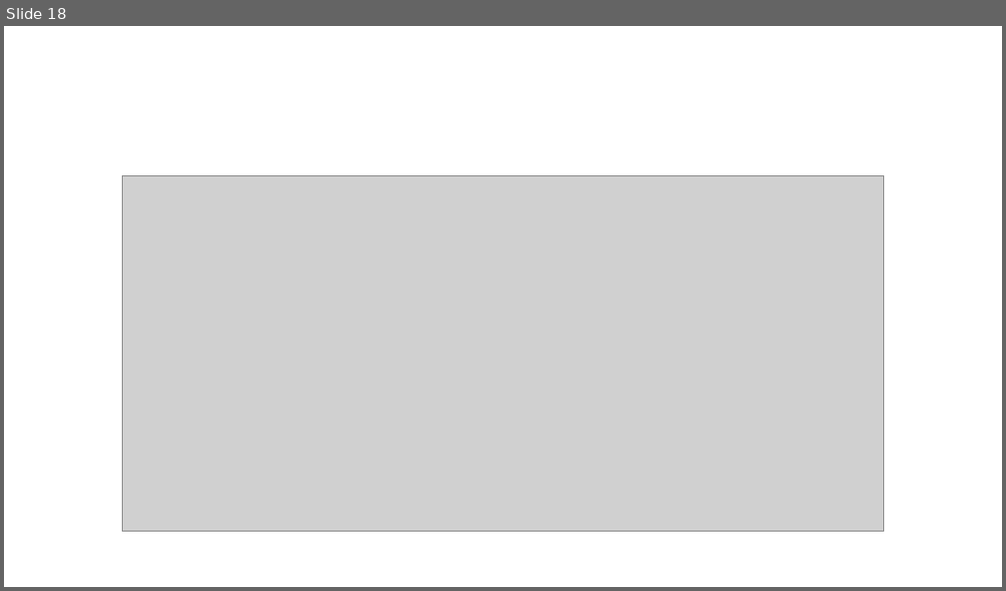
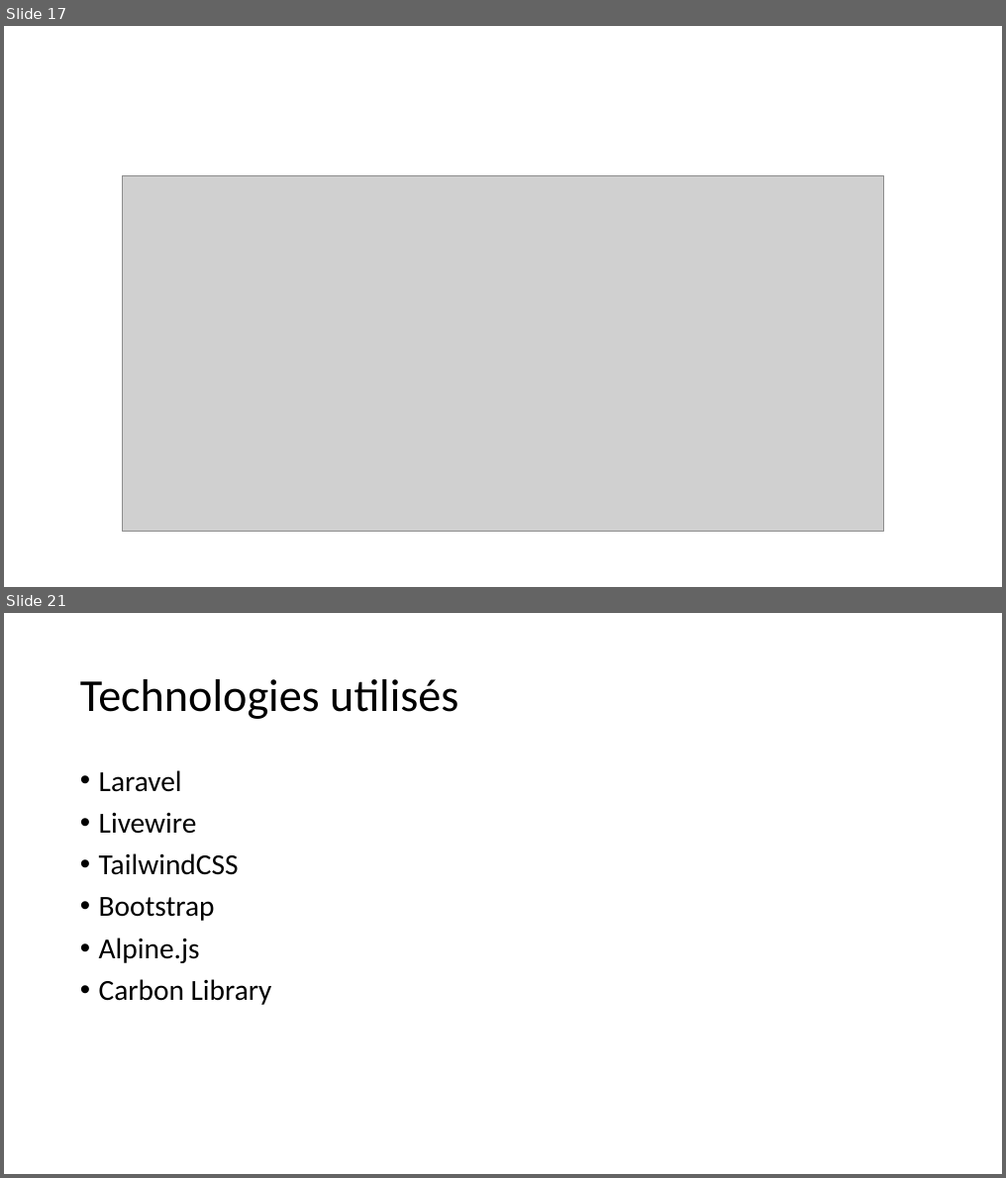
Before and after one commit to saidworks/fil_rouge, a slide deck: Presentation.pptx. Shown one above the other, each under a label of ours: slide 18 before the commit, slides 17 and 21 after it; the slides between them are not shown. The pictures are 1006x591 and 1006x1178 pixels, drawn with LibreOffice and Linux fonts; fonts in the diff are those of the drawing; grey boxes stand for pictures. Boxes give left, top, right and bottom in pixels: in the first picture for what was removed or moved away, otherwise in the second. Text is boxed around its words. In the diff, an @@ line names an element or a change of style, - is before the commit and + after.

```diff
--- a/Presentation.pptx
+++ b/Presentation.pptx
@@ slide 21 added at (4,613,1002,1174), background #FFFFFF @@
@@ title added at (80,679,458,719), 44 pt, text #000000 @@
+Technologies utilisés
@@ text added at (99,770,272,1005), 28 pt, text #000000 @@
+• Laravel
+• Livewire
+• TailwindCSS
+• Bootstrap
+• Alpine.js
+• Carbon Library
@@ what was slide 18 is now slide 17 @@
```
Also in this commit, not shown: 3 slides changed, 3 other slides added, 5 slides removed, 6 other files.
